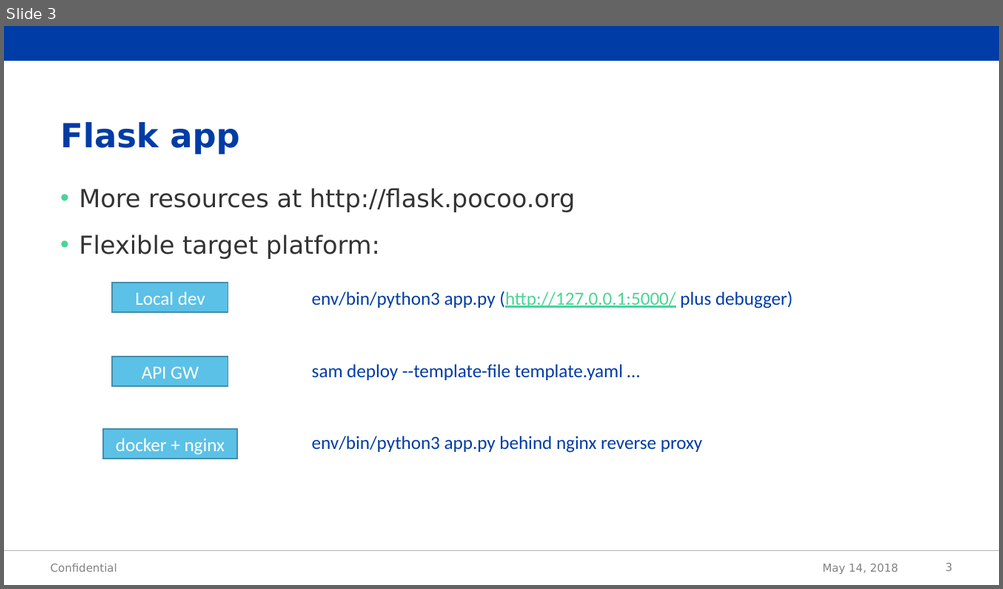
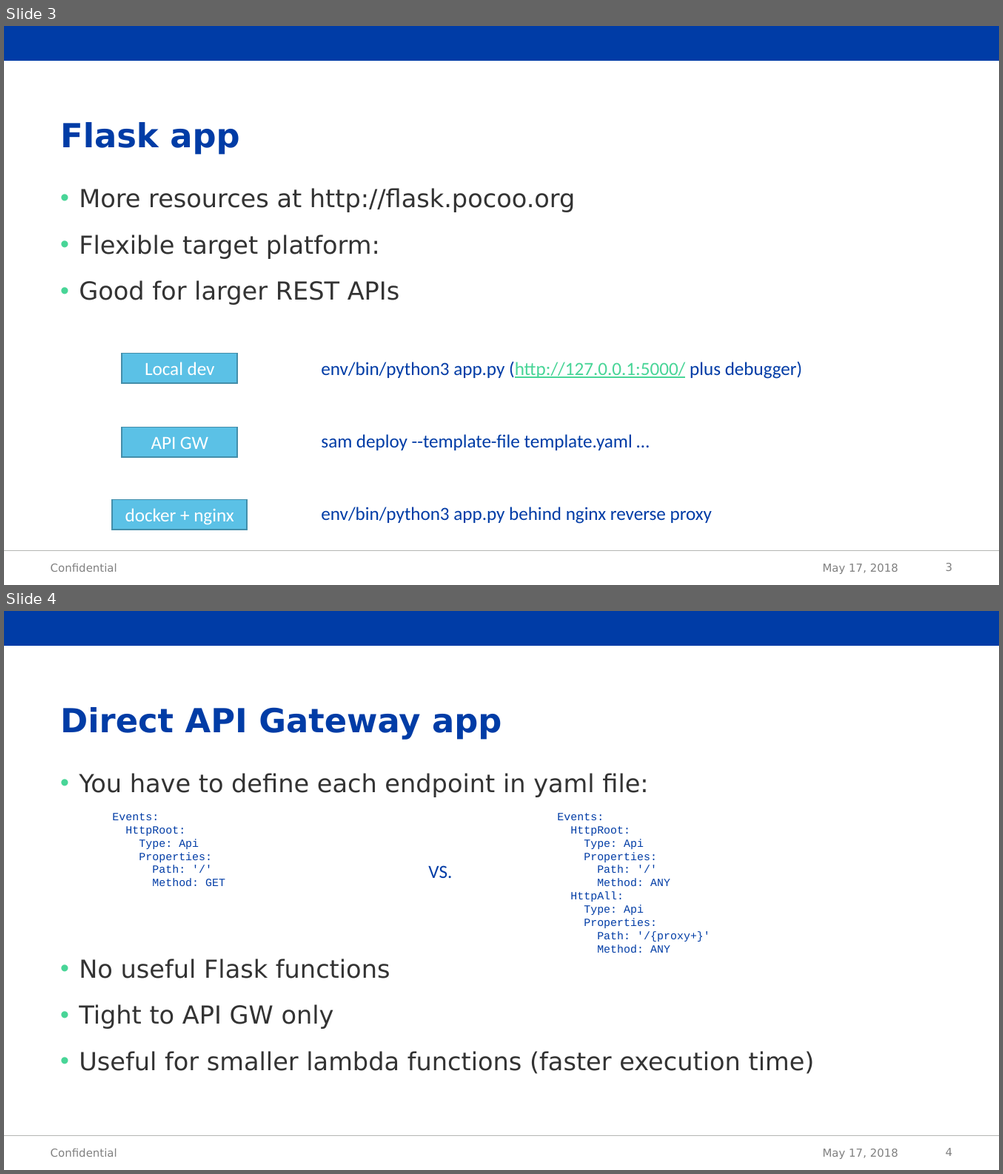
Before and after one commit to jakubzeman-acc/aws-sam-hello-world, a slide deck: demo.pptx. Shown one above the other, each under a label of ours: slide 3 before the commit, slides 3 and 4 after it. The pictures are 1003x589 and 1003x1174 pixels, drawn with LibreOffice and Linux fonts; fonts in the diff are those of the drawing; background and template pictures are left out. Boxes give left, top, right and bottom in pixels: in the first picture for what was removed or moved away, otherwise in the second. Text is boxed around its words. In the diff, an @@ line names an element or a change of style, - is before the commit and + after.

```diff
--- a/demo.pptx
+++ b/demo.pptx
@@ slide 4 added at bbox=[4, 611, 999, 1170], background #FFFFFF; not listed: 2 template elements that a slide beside it also shows @@
@@ title added at bbox=[60, 707, 501, 740], 24 pt, text #003CA6, bold @@
+Direct API Gateway app
@@ text added at bbox=[79, 773, 814, 1074], 18 pt, text #333333 @@
+• You have to define each endpoint in yaml file:
+• No useful Flask functions
+• Tight to API GW only
+• Useful for smaller lambda functions (faster execution time)
@@ text added at bbox=[112, 813, 225, 886], 8 pt, text #003CA6 @@
+Events:
+HttpRoot:
+Type: Api
+Properties:
+Path: '/'
+Method: GET
@@ text added at bbox=[557, 813, 710, 953], 8 pt, text #003CA6 @@
+Events:
+HttpRoot:
+Type: Api
+Properties:
+Path: '/'
+Method: ANY
+HttpAll:
+Type: Api
+Properties:
+Path: '/{proxy+}'
+Method: ANY
@@ text added at bbox=[428, 866, 452, 878], 13.5 pt, text #003CA6 @@
+VS.
@@ text added at bbox=[51, 1148, 117, 1157], 8 pt, text #808080 @@
+Confidential
@@ text added at bbox=[822, 1149, 898, 1159], 8 pt, text #808080 @@
+May 17, 2018
@@ page number added at bbox=[945, 1148, 952, 1156], 8 pt, text #808080 @@
+4
@@ slide 3 changed as well @@
@@ text at bbox=[79, 281, 400, 305]: paragraph added @@
+• Good for larger REST APIs
@@ 3 rectangles, 3 texts: place and size @@
-3 rectangles, 3 texts at bbox=[102, 283, 793, 459]
+3 rectangles, 3 texts at bbox=[112, 353, 802, 530]
@@ text at bbox=[822, 564, 898, 574]: text changed @@
-May 14, 2018
+May 17, 2018
```
Also in this commit, not shown: 4 other slides changed, 1 other slide added.
